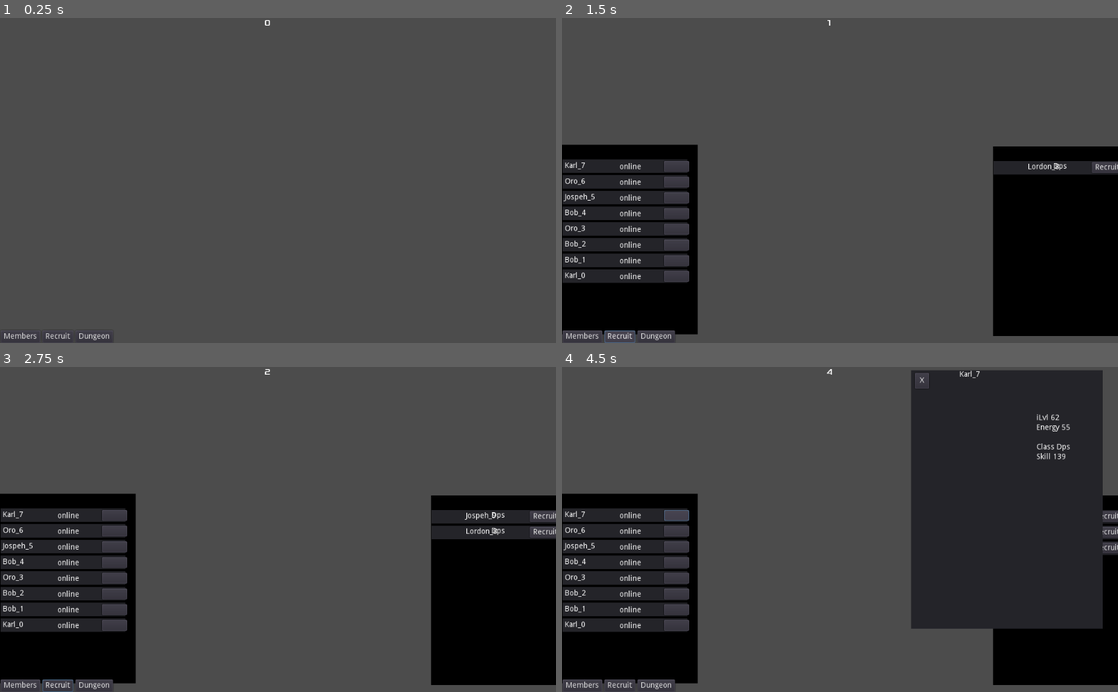
Above: before the commit, frames 1-4 (two rows, left to right).
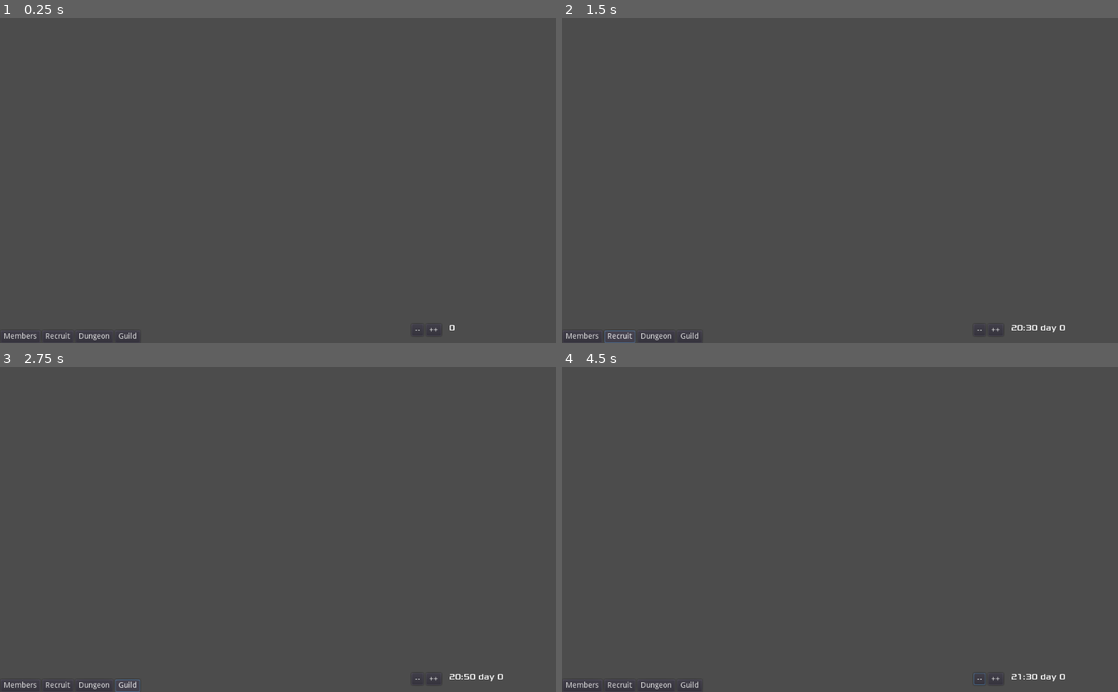
Above: after the commit, the same moments.

Repository: Orolol/RaidLead
Game: Godot game, scene res://Main.tscn
Same seed, same stepped clock (60 frames per second), same inputs: the game is played once before the commit and once after it.
Inputs (mouse positions are in pixels of both pictures, inside the frame that each line leads up to):
- Up to frame 1 (0.25 s): no input
- Up to frame 2 (1.5 s): click "Members" at 0.5 s; click "Recruit" at 1.25 s
- Up to frame 3 (2.75 s): click (127, 685) at 2 s, where only the run after the commit has a clickable "Guild"
- Up to frame 4 (4.5 s): click (995, 679) at 2.75 s, where only the run after the commit has a clickable "++"; click (979, 679) at 3.5 s, where only the run after the commit has a clickable "--"; click (678, 516) at 4.27 s

The runs differ from the first frame. In frame 1, less than 0.1% of the frame differs, in the area x 21-82%, y 0-100%; in frame 2, 26%; in frame 3, 26%; in frame 4, 45%, in the area x 0-100%, y 0-100%.
Error after the commit: Attempt to call function 'get_children' in base 'null instance' on a null instance. (res://HUD.gd:52)

Commit message:
need to rework panels

Diff:
--- a/Char.gd
+++ b/Char.gd
@@ -20,26 +20,48 @@
 	var skill
 	func _init(var1, var2, var3):
 		print('ok')
-		self.energy = int(rand_range(50,60))
-		self.name = var1
-		self.status = "online"
-		self.id = var2
-		self.maxEnergy = int(rand_range(50,150))
-		self.iLevel = int(rand_range(50,150))
-		self.skill = int(rand_range(50,150))
-		self.charClass = var3
-	func timeout():
-		if self.status == "online":
-			self.energy -= 1
-			if self.energy < 0:
-				self.status = "offline"
-				print( self.name+ ' lougout !')
-		elif  self.status == "offline":
-			self.energy += 1
-			if self.energy > 100:
-				self.status = "online"
-				print( self.name+ ' logon !')
-				self.energy = maxEnergy
+		energy = int(rand_range(50,60))
+		name = var1
+		status = "online"
+		id = var2
+		maxEnergy = int(rand_range(50,150))
+		iLevel = int(rand_range(50,150))
+		skill = int(rand_range(50,150))
+		charClass = var3
+	func timeout(dayPeriod):
+		if status == "online":
+			if dayPeriod == "earlyNight":
+				energy -= 1
+			if dayPeriod == "lateNight":
+				energy -= 1
+			energy -= 1
+			if energy < 0:
+				status = "offline"
+				# print( name+ ' lougout !')
+			if dayPeriod == "lateNight" && energy < 50:
+				status = "offline"
+				# print( name+ ' lougout !')
+			if dayPeriod == "earlyNight" && energy < 20:
+				status = "offline"
+				# print( name+ ' lougout !')
+		if status == "in dungeon":
+			if energy > 0:
+				if dayPeriod == "earlyNight":
+					energy -= 1
+				if dayPeriod == "lateNight":
+					energy -= 1
+				energy -= 1
+			else:
+				print(name + ' is exhausted')
+		elif  status == "offline":
+			energy += 1
+			if energy > 100:
+				status = "online"
+				# print( name+ ' logon !')
+				energy = maxEnergy
+			if dayPeriod == "evening":
+				status = "online"
+				# print( name+ ' logon !')
 
 
 
--- /dev/null
+++ b/DungeonProgress.tscn
@@ -0,0 +1,116 @@
+[gd_scene load_steps=5 format=2]
+
+[sub_resource type="Theme" id=3]
+
+
+[sub_resource type="GradientTexture" id=4]
+
+flags = 4
+width = 275
+
+[sub_resource type="Gradient" id=2]
+
+offsets = PoolRealArray( 0, 1 )
+colors = PoolColorArray( 0.389648, 0.590614, 0.875, 1, 0.683594, 0.0320435, 0.0625849, 1 )
+
+[sub_resource type="GradientTexture" id=1]
+
+flags = 4
+gradient = SubResource( 2 )
+width = 275
+
+[node name="Panel" type="Panel"]
+
+anchor_left = 0.0
+anchor_top = 0.0
+anchor_right = 0.0
+anchor_bottom = 0.0
+margin_left = 307.0
+margin_top = 273.0
+margin_right = 840.0
+margin_bottom = 313.0
+rect_pivot_offset = Vector2( 0, 0 )
+rect_clip_content = false
+mouse_filter = 0
+mouse_default_cursor_shape = 0
+size_flags_horizontal = 1
+size_flags_vertical = 1
+theme = SubResource( 3 )
+_sections_unfolded = [ "Rect", "Theme", "custom_styles" ]
+
+[node name="TextureProgress" type="TextureProgress" parent="." index="0"]
+
+anchor_left = 0.5
+anchor_top = 0.5
+anchor_right = 0.5
+anchor_bottom = 0.5
+margin_left = -51.5
+margin_top = -20.0
+margin_right = 203.5
+margin_bottom = 20.0
+rect_pivot_offset = Vector2( 0, 0 )
+rect_clip_content = false
+mouse_filter = 1
+mouse_default_cursor_shape = 0
+size_flags_horizontal = 1
+size_flags_vertical = 1
+min_value = 0.0
+max_value = 100.0
+step = 1.0
+page = 0.0
+value = 0.0
+exp_edit = false
+rounded = false
+texture_under = SubResource( 4 )
+texture_over = null
+texture_progress = SubResource( 1 )
+radial_fill_degrees = 360.0
+radial_center_offset = Vector2( 0, 0 )
+nine_patch_stretch = true
+_sections_unfolded = [ "Radial Fill", "Textures" ]
+
+[node name="Label" type="Label" parent="." index="1"]
+
+anchor_left = 0.0
+anchor_top = 0.0
+anchor_right = 0.0
+anchor_bottom = 0.0
+margin_right = 116.0
+margin_bottom = 40.0
+rect_pivot_offset = Vector2( 0, 0 )
+rect_clip_content = false
+mouse_filter = 2
+mouse_default_cursor_shape = 0
+size_flags_horizontal = 1
+size_flags_vertical = 4
+text = "DungeonName"
+align = 1
+valign = 1
+percent_visible = 1.0
+lines_skipped = 0
+max_lines_visible = -1
+
+[node name="Button" type="Button" parent="." index="2"]
+
+anchor_left = 0.0
+anchor_top = 0.0
+anchor_right = 0.0
+anchor_bottom = 0.0
+margin_left = 474.0
+margin_top = 2.0
+margin_right = 531.0
+margin_bottom = 39.0
+rect_pivot_offset = Vector2( 0, 0 )
+rect_clip_content = false
+focus_mode = 2
+mouse_filter = 0
+mouse_default_cursor_shape = 0
+size_flags_horizontal = 1
+size_flags_vertical = 1
+toggle_mode = false
+enabled_focus_mode = 2
+shortcut = null
+group = null
+text = "Quit"
+flat = false
+align = 1
--- a/DungeonRun.gd
+++ b/DungeonRun.gd
@@ -5,6 +5,7 @@
 # var b = "textvar"
 const listMemberScn = preload("res://GuildMemberDungeon.tscn")
 const listDungeonScn = preload("res://DungeonInList.tscn")
+const DungeonProgress = preload("res://DungeonProgress.tscn")
 
 var selectedChar = []
 var chosenDungeon = null
@@ -23,12 +24,14 @@
 		self.progression = 0
 		self.bossKilled = 0
 		self.status = "running"
+		for c in chars:
+			c.status = "in dungeon"
 	func getDiff():
 		var totalPower = 0
 		var tank = 0
 		var dps = 0
 		var healer = 0
-		for f in self.chars:
+		for f in chars:
 			totalPower += int(f.skill) + int(f.iLevel)
 			if f.charClass == "Healer":
 				healer += 1
@@ -45,36 +48,44 @@
 		return ((totalPower / dungeon.difficulty) * (100 - (5 * bossKilled)))
 	func resolveFight(bossInd):
 		var combatRoll = rand_range(0, 100)
-		print(str(combatRoll) + " VS " + str(( 100 - self.getDiff())))
-		if combatRoll < ( 100 - self.getDiff()):
+		# print(str(combatRoll) + " VS " + str(( 100 -getDiff())))
+		if combatRoll < ( 100 - getDiff()):
 			return false
 		return true
+	func abandon():
+		for f in chars:
+			f.morale -= 5
+		GlobalVar.runningDungeon.erase(self)
+	func complete():
+		for f in chars:
+			f.iLevel += 5
+		GlobalVar.runningDungeon.erase(self)
 	func timeout():
-		if self.status == "running" :
-			self.progression += 1
-			if self.progression % (self.dungeon.duration / self.dungeon.nbBoss) == 0:
-				print("BOSS FIGHT !")
-				if resolveFight(self.bossKilled):
-					self.bossKilled += 1
+		if status != "complete":
+			if status == "running" :
+				progression += 1
+				if progression % (dungeon.duration /dungeon.nbBoss) == 0:
+					print("BOSS FIGHT !")
+					if resolveFight(bossKilled):
+						bossKilled += 1
+						print("BOSS Down !")
+					else:
+						progression -= (dungeon.duration /dungeon.nbBoss) / 2
+						print("Retry !")
+				print(status+ ' ' +dungeon.name + ' ' + str(progression) + "%"  )
+			if progression ==dungeon.duration:
+				print("FINAL BOSS FIGHT !")
+				if resolveFight(bossKilled):
+					bossKilled += 1
 					print("BOSS Down !")
+					status = "complete"
+					for c in chars:
+						c.iLevel += 5
+						c.skill += 5
+					print('complete  ' +dungeon.name  )
 				else:
-					self.progression -= (self.dungeon.duration / self.dungeon.nbBoss) / 2
+					progression -= (dungeon.duration /dungeon.nbBoss) / 2
 					print("Retry !")
-			print(self.status+ ' ' + self.dungeon.name + ' ' + str(self.progression) + "%"  )
-		if self.progression == self.dungeon.duration:
-			print("FINAL BOSS FIGHT !")
-			if resolveFight(self.bossKilled):
-				self.bossKilled += 1
-				print("BOSS Down !")
-				self.status = "complete"
-				for c in self.chars:
-					c.iLevel += 5
-					c.skill += 5
-				print('complete  ' + self.dungeon.name  )
-				GlobalVar.runningDungeon.erase(self)
-			else:
-				self.progression -= (self.dungeon.duration / self.dungeon.nbBoss) / 2
-				print("Retry !")
 
 
 func _ready():
--- a/DungeonRun.tscn
+++ b/DungeonRun.tscn
@@ -2,7 +2,7 @@
 
 [ext_resource path="res://DungeonRun.gd" type="Script" id=1]
 
-[node name="Panel" type="Panel" index="0"]
+[node name="DungeonRunPanel" type="Panel"]
 
 anchor_left = 0.0
 anchor_top = 0.0
--- /dev/null
+++ b/DungeonRunContainer.tscn
@@ -0,0 +1,38 @@
+[gd_scene format=2]
+
+[node name="DungeonRunContainer" type="Container"]
+
+visible = false
+anchor_left = 0.0
+anchor_top = 0.0
+anchor_right = 0.0
+anchor_bottom = 0.0
+margin_left = 254.0
+margin_top = 283.0
+margin_right = 725.0
+margin_bottom = 566.0
+rect_pivot_offset = Vector2( 0, 0 )
+rect_clip_content = false
+mouse_filter = 0
+mouse_default_cursor_shape = 0
+size_flags_horizontal = 1
+size_flags_vertical = 1
+_sections_unfolded = [ "Grow Direction", "Visibility" ]
+
+[node name="DungeonRunList" type="VBoxContainer" parent="." index="0"]
+
+anchor_left = 0.5
+anchor_top = 0.5
+anchor_right = 0.5
+anchor_bottom = 0.5
+margin_left = -203.5
+margin_top = -107.5
+margin_right = 202.5
+margin_bottom = 106.5
+rect_pivot_offset = Vector2( 0, 0 )
+rect_clip_content = false
+mouse_filter = 1
+mouse_default_cursor_shape = 0
+size_flags_horizontal = 1
+size_flags_vertical = 1
+alignment = 0
--- a/Guild.gd
+++ b/Guild.gd
@@ -12,9 +12,9 @@
 		self.guildMembers = []
 	func addMember(member):
 		self.guildMembers.push_front(member)
-	func timeout():
+	func timeout(dayPeriod):
 		for member in self.guildMembers:
-			member.timeout()
+			member.timeout(dayPeriod)
 
 
 func _ready():
--- a/HUD.gd
+++ b/HUD.gd
@@ -5,9 +5,11 @@
 const listRecruitScn = preload("res://RecruitableInList.tscn")
 const CharacterOverviewPanel = preload("res://CharacterOverviewPanel.tscn")
 const DungeonRun = preload("res://DungeonRun.tscn")
+const DungeonProgress = preload("res://DungeonProgress.tscn")
 
 onready var CharManager = preload("Char.gd").new()
 
+var currentZ = 1
 var playerGuild
 var listRecruit
 
@@ -21,12 +23,17 @@
 
 func showMenuGuildMember():
 	if $ListMemberContainer.is_visible_in_tree():
+		$ListMemberContainer.set("z", currentZ)
+		currentZ += 1
 		$ListMemberContainer.hide()
 	else:
 		$ListMemberContainer.show()
 
 func showMenuRecruit():
+	print($ListRecruitableContainer.focus_mode)
 	if $ListRecruitableContainer.is_visible_in_tree():
+		$ListRecruitableContainer.set("z", currentZ)
+		currentZ += 1
 		$ListRecruitableContainer.hide()
 	else:
 		$ListRecruitableContainer.show()
@@ -38,7 +45,8 @@
 
 
 func update_time(time):
-	$Label.text = str(time)
+	$Clock.text = time
+
 
 func refreshListMember(list):
 	for child in $ListMemberContainer/ScrollContainer/ListMemberOnline.get_children():
@@ -63,6 +71,30 @@
 		item.get_node("RecruitButton").connect("pressed", self, "recruitChar", [newMember.id])
 		$ListRecruitableContainer/ScrollContainer/ListRecruitable.add_child(item)
 
+
+func refreshDungeonProgess():
+	for child in $DungeonRunContainer/DungeonRunList.get_children():
+		child.queue_free()
+	for d in GlobalVar.runningDungeon:
+		var item = DungeonProgress.instance()
+		if d.status == "running":
+			item.get_node("Button").text = "Cancel"
+			item.get_node("Button").connect("pressed", self, "cancelDungeon", [d])
+		else:
+			item.get_node("Button").text = "Loot"
+			item.get_node("Button").connect("pressed", self, "completeDungeon", [d])
+		item.get_node("TextureProgress").max_value = d.dungeon.duration
+		item.get_node("TextureProgress").value = d.progression
+		item.get_node("TextureProgress").rect_min_size = Vector2(275,40)
+		item.get_node("Label").text = d.dungeon.name
+		$DungeonRunContainer/DungeonRunList.add_child(item)
+
+func cancelDungeon(d):
+	d.abandon()
+
+func completeDungeon(d):
+	d.complete()
+
 func viewChar(i):
 	var c = GlobalVar.FindCharacterById(i)
 	var view = CharacterOverviewPanel.instance()
@@ -76,6 +108,7 @@
 
 
 func timeoutChildren():
+	refreshDungeonProgess()
 	for node in get_children():
 		if(node.has_method("timeout")):
 			node.timeout()
--- a/HUD.tscn
+++ b/HUD.tscn
@@ -20,15 +20,16 @@
 transform = Transform2D( 1, 0, 0, 1, 0, 0 )
 script = ExtResource( 1 )
 
-[node name="Label" type="Label" parent="." index="0"]
+[node name="Clock" type="Label" parent="." index="0"]
 
 anchor_left = 0.5
 anchor_top = 0.0
 anchor_right = 0.5
 anchor_bottom = 0.0
-margin_left = -25.0
-margin_right = 25.0
-margin_bottom = 50.0
+margin_left = 315.0
+margin_top = 563.0
+margin_right = 512.0
+margin_bottom = 600.0
 rect_pivot_offset = Vector2( 0, 0 )
 rect_clip_content = false
 mouse_filter = 2
--- /dev/null
+++ b/ListMemberContainer.tscn
@@ -0,0 +1,85 @@
+[gd_scene format=2]
+
+[node name="ListMemberContainer" type="Container"]
+
+visible = false
+anchor_left = 0.0
+anchor_top = 0.0
+anchor_right = 0.0
+anchor_bottom = 0.0
+margin_left = -1.0
+margin_top = 232.0
+margin_right = 249.0
+margin_bottom = 582.0
+rect_pivot_offset = Vector2( 0, 0 )
+rect_clip_content = false
+mouse_filter = 0
+mouse_default_cursor_shape = 0
+size_flags_horizontal = 1
+size_flags_vertical = 1
+_sections_unfolded = [ "Anchor", "Grow Direction", "Margin", "Rect", "Visibility" ]
+__meta__ = {
+"_edit_lock_": true
+}
+
+[node name="ColorRect" type="ColorRect" parent="." index="0"]
+
+anchor_left = 0.0
+anchor_top = 0.0
+anchor_right = 0.0
+anchor_bottom = 0.0
+margin_left = 1.0
+margin_top = 2.0
+margin_right = 251.0
+margin_bottom = 352.0
+rect_pivot_offset = Vector2( 0, 0 )
+rect_clip_content = false
+mouse_filter = 0
+mouse_default_cursor_shape = 0
+size_flags_horizontal = 1
+size_flags_vertical = 1
+color = Color( 0, 0, 0, 1 )
+_sections_unfolded = [ "Rect" ]
+__meta__ = {
+"_edit_lock_": true
+}
+
+[node name="ScrollContainer" type="ScrollContainer" parent="." index="1"]
+
+anchor_left = 0.0
+anchor_top = 0.0
+anchor_right = 0.0
+anchor_bottom = 0.0
+margin_left = 2.0
+margin_top = 29.0
+margin_right = 252.0
+margin_bottom = 379.0
+rect_pivot_offset = Vector2( 0, 0 )
+rect_clip_content = true
+mouse_filter = 0
+mouse_default_cursor_shape = 0
+size_flags_horizontal = 1
+size_flags_vertical = 1
+scroll_horizontal_enabled = true
+scroll_horizontal = 0
+scroll_vertical_enabled = true
+scroll_vertical = 0
+scroll_deadzone = 0
+_sections_unfolded = [ "Rect" ]
+__meta__ = {
+"_edit_lock_": true
+}
+
+[node name="ListMemberOnline" type="VBoxContainer" parent="ScrollContainer" index="0"]
+
+anchor_left = 0.0
+anchor_top = 0.0
+anchor_right = 0.0
+anchor_bottom = 0.0
+rect_pivot_offset = Vector2( 0, 0 )
+rect_clip_content = false
+mouse_filter = 1
+mouse_default_cursor_shape = 0
+size_flags_horizontal = 1
+size_flags_vertical = 1
+alignment = 0
--- /dev/null
+++ b/ListRecruitableContainer.tscn
@@ -0,0 +1,85 @@
+[gd_scene format=2]
+
+[node name="ListRecruitableContainer" type="Container"]
+
+visible = false
+anchor_left = 0.0
+anchor_top = 0.0
+anchor_right = 0.0
+anchor_bottom = 0.0
+margin_left = 793.0
+margin_top = 235.0
+margin_right = 1043.0
+margin_bottom = 585.0
+rect_pivot_offset = Vector2( 0, 0 )
+rect_clip_content = false
+mouse_filter = 0
+mouse_default_cursor_shape = 0
+size_flags_horizontal = 1
+size_flags_vertical = 1
+_sections_unfolded = [ "Rect" ]
+__meta__ = {
+"_edit_lock_": true
+}
+
+[node name="ColorRect" type="ColorRect" parent="." index="0"]
+
+anchor_left = 0.0
+anchor_top = 0.0
+anchor_right = 0.0
+anchor_bottom = 0.0
+margin_left = 1.0
+margin_top = 2.0
+margin_right = 251.0
+margin_bottom = 352.0
+rect_pivot_offset = Vector2( 0, 0 )
+rect_clip_content = false
+mouse_filter = 0
+mouse_default_cursor_shape = 0
+size_flags_horizontal = 1
+size_flags_vertical = 1
+color = Color( 0, 0, 0, 1 )
+_sections_unfolded = [ "Rect" ]
+__meta__ = {
+"_edit_lock_": true
+}
+
+[node name="ScrollContainer" type="ScrollContainer" parent="." index="1"]
+
+anchor_left = 0.0
+anchor_top = 0.0
+anchor_right = 0.0
+anchor_bottom = 0.0
+margin_left = 2.0
+margin_top = 29.0
+margin_right = 252.0
+margin_bottom = 379.0
+rect_pivot_offset = Vector2( 0, 0 )
+rect_clip_content = true
+mouse_filter = 0
+mouse_default_cursor_shape = 0
+size_flags_horizontal = 1
+size_flags_vertical = 1
+scroll_horizontal_enabled = true
+scroll_horizontal = 0
+scroll_vertical_enabled = true
+scroll_vertical = 0
+scroll_deadzone = 0
+_sections_unfolded = [ "Anchor", "Grow Direction", "Margin", "Rect", "Visibility" ]
+__meta__ = {
+"_edit_lock_": true
+}
+
+[node name="ListRecruitable" type="VBoxContainer" parent="ScrollContainer" index="2"]
+
+anchor_left = 0.0
+anchor_top = 0.0
+anchor_right = 0.0
+anchor_bottom = 0.0
+rect_pivot_offset = Vector2( 0, 0 )
+rect_clip_content = false
+mouse_filter = 1
+mouse_default_cursor_shape = 0
+size_flags_horizontal = 1
+size_flags_vertical = 1
+alignment = 0
--- a/Main.gd
+++ b/Main.gd
@@ -17,29 +17,66 @@
 
 
 var timer
-var timeElapsed = 0
+var timeElapsed = 120
+var dayPeriod = "evening"
+var speed = 2
 
 
 func _ready():
 	# Called when the node is added to the scene for the first time.
 	# Initialization here
 	timer = get_node("MainTimer")
+	timer.wait_time = 1 /  float(speed )
 	timer.start()
 	timer.connect("timeout", self, "_on_MainTimer_timeout")
 	playerGuild = GuildManager.initGuild("DDM")
 	GlobalVar.setPlayerGuild(playerGuild)
 	DungeonManager.initDungeons()
+	$HUD/AccelerateTime.connect("pressed", self, "AccTime")
+	$HUD/DecelerateTime.connect("pressed", self, "Dccime")
 	for i in range(8):
 		var character = CharManager.generateRandomChar()
 		GlobalVar.playerGuild.addMember(character)
 		GlobalVar.globalCharTab.push_front(character)
 	pass
 
+func AccTime():
+	if speed < 5:
+		speed += 1
+	timer = get_node("MainTimer")
+	timer.wait_time = 1 /  float(speed )
+func Dccime():
+	if speed > 1:
+		speed -= 1
+	timer = get_node("MainTimer")
+	print(float(1 / speed ))
+	timer.wait_time = 1 /  float(speed )
+
 
 func _on_MainTimer_timeout():
 	timeElapsed += 1
-	$HUD.update_time(timeElapsed)
-	GlobalVar.playerGuild.timeout()
+	var day = timeElapsed / 144
+	var hour = (timeElapsed / 6 ) % 24
+	var minutes = (timeElapsed % 6 ) * 10
+
+	if hour >= 0 && hour < 2:
+		dayPeriod = "earlyNight"
+	elif hour >= 2  && hour < 6:
+		dayPeriod = "lateNight"
+	elif hour >= 6  && hour < 9:
+		dayPeriod = "earlyMorning"
+	elif hour >= 9  && hour < 12:
+		dayPeriod = "morning"
+	elif hour >= 12  && hour < 16:
+		dayPeriod = "afternoon"
+	elif hour >= 16  && hour < 20:
+		dayPeriod = "lateAfternoon"
+	elif hour >= 20  && hour < 24:
+		dayPeriod = "evening"
+
+
+	$HUD.update_time(str(hour) + ":" + str(minutes) + " day " + str(day))
+	GlobalVar.playerGuild.timeout(dayPeriod)
 	$HUD.refreshListMember(GlobalVar.playerGuild.guildMembers)
 	$HUD.timeoutChildren()
 
--- a/Main.tscn
+++ b/Main.tscn
@@ -4,7 +4,7 @@
 [ext_resource path="res://MainTimer.gd" type="Script" id=2]
 [ext_resource path="res://HUD.tscn" type="PackedScene" id=3]
 
-[node name="Main" type="Node"]
+[node name="Main" type="Node" index="0"]
 
 script = ExtResource( 1 )
 
@@ -18,176 +18,9 @@
 
 [node name="HUD" parent="." index="1" instance=ExtResource( 3 )]
 
-[node name="ListMemberContainer" type="Container" parent="HUD" index="1"]
+[node name="MenuBot" type="HBoxContainer" parent="HUD" index="1"]
 
-visible = false
-anchor_left = 0.0
-anchor_top = 0.0
-anchor_right = 0.0
-anchor_bottom = 0.0
-margin_left = -1.0
-margin_top = 232.0
-margin_right = 249.0
-margin_bottom = 582.0
-rect_pivot_offset = Vector2( 0, 0 )
-rect_clip_content = false
-mouse_filter = 0
-mouse_default_cursor_shape = 0
-size_flags_horizontal = 1
-size_flags_vertical = 1
-_sections_unfolded = [ "Rect", "Visibility" ]
-__meta__ = {
-"_edit_lock_": true
-}
-
-[node name="ColorRect" type="ColorRect" parent="HUD/ListMemberContainer" index="0"]
-
-anchor_left = 0.0
-anchor_top = 0.0
-anchor_right = 0.0
-anchor_bottom = 0.0
-margin_left = 1.0
-margin_top = 2.0
-margin_right = 251.0
-margin_bottom = 352.0
-rect_pivot_offset = Vector2( 0, 0 )
-rect_clip_content = false
-mouse_filter = 0
-mouse_default_cursor_shape = 0
-size_flags_horizontal = 1
-size_flags_vertical = 1
-color = Color( 0, 0, 0, 1 )
-_sections_unfolded = [ "Rect" ]
-__meta__ = {
-"_edit_lock_": true
-}
-
-[node name="ScrollContainer" type="ScrollContainer" parent="HUD/ListMemberContainer" index="1"]
-
-anchor_left = 0.0
-anchor_top = 0.0
-anchor_right = 0.0
-anchor_bottom = 0.0
-margin_left = 2.0
-margin_top = 29.0
-margin_right = 252.0
-margin_bottom = 379.0
-rect_pivot_offset = Vector2( 0, 0 )
-rect_clip_content = true
-mouse_filter = 0
-mouse_default_cursor_shape = 0
-size_flags_horizontal = 1
-size_flags_vertical = 1
-scroll_horizontal_enabled = true
-scroll_horizontal = 0
-scroll_vertical_enabled = true
-scroll_vertical = 0
-scroll_deadzone = 0
-_sections_unfolded = [ "Rect" ]
-__meta__ = {
-"_edit_lock_": true
-}
-
-[node name="ListMemberOnline" type="VBoxContainer" parent="HUD/ListMemberContainer/ScrollContainer" index="0"]
-
-anchor_left = 0.0
-anchor_top = 0.0
-anchor_right = 0.0
-anchor_bottom = 0.0
-rect_pivot_offset = Vector2( 0, 0 )
-rect_clip_content = false
-mouse_filter = 1
-mouse_default_cursor_shape = 0
-size_flags_horizontal = 1
-size_flags_vertical = 1
-alignment = 0
-
-[node name="ListRecruitableContainer" type="Container" parent="HUD" index="2"]
-
-visible = false
-anchor_left = 0.0
-anchor_top = 0.0
-anchor_right = 0.0
-anchor_bottom = 0.0
-margin_left = 793.0
-margin_top = 235.0
-margin_right = 1043.0
-margin_bottom = 585.0
-rect_pivot_offset = Vector2( 0, 0 )
-rect_clip_content = false
-mouse_filter = 0
-mouse_default_cursor_shape = 0
-size_flags_horizontal = 1
-size_flags_vertical = 1
-_sections_unfolded = [ "Rect" ]
-__meta__ = {
-"_edit_lock_": true
-}
-
-[node name="ColorRect" type="ColorRect" parent="HUD/ListRecruitableContainer" index="0"]
-
-anchor_left = 0.0
-anchor_top = 0.0
-anchor_right = 0.0
-anchor_bottom = 0.0
-margin_left = 1.0
-margin_top = 2.0
-margin_right = 251.0
-margin_bottom = 352.0
-rect_pivot_offset = Vector2( 0, 0 )
-rect_clip_content = false
-mouse_filter = 0
-mouse_default_cursor_shape = 0
-size_flags_horizontal = 1
-size_flags_vertical = 1
-color = Color( 0, 0, 0, 1 )
-_sections_unfolded = [ "Rect" ]
-__meta__ = {
-"_edit_lock_": true
-}
-
-[node name="ScrollContainer" type="ScrollContainer" parent="HUD/ListRecruitableContainer" index="1"]
-
-anchor_left = 0.0
-anchor_top = 0.0
-anchor_right = 0.0
-anchor_bottom = 0.0
-margin_left = 2.0
-margin_top = 29.0
-margin_right = 252.0
-margin_bottom = 379.0
-rect_pivot_offset = Vector2( 0, 0 )
-rect_clip_content = true
-mouse_filter = 0
-mouse_default_cursor_shape = 0
-size_flags_horizontal = 1
-size_flags_vertical = 1
-scroll_horizontal_enabled = true
-scroll_horizontal = 0
-scroll_vertical_enabled = true
-scroll_vertical = 0
-scroll_deadzone = 0
-_sections_unfolded = [ "Rect" ]
-__meta__ = {
-"_edit_lock_": true
-}
-
-[node name="ListRecruitable" type="VBoxContainer" parent="HUD/ListRecruitableContainer/ScrollContainer" index="0"]
-
-anchor_left = 0.0
-anchor_top = 0.0
-anchor_right = 0.0
-anchor_bottom = 0.0
-rect_pivot_offset = Vector2( 0, 0 )
-rect_clip_content = false
-mouse_filter = 1
-mouse_default_cursor_shape = 0
-size_flags_horizontal = 1
-size_flags_vertical = 1
-alignment = 0
-
-[node name="MenuBot" type="HBoxContainer" parent="HUD" index="3"]
-
+editor/display_folded = true
 anchor_left = 0.0
 anchor_top = 0.0
 anchor_right = 0.0
@@ -286,3 +119,80 @@
 __meta__ = {
 "_edit_lock_": true
 }
+
+[node name="GuildButton" type="Button" parent="HUD/MenuBot" index="3"]
+
+anchor_left = 0.0
+anchor_top = 0.0
+anchor_right = 0.0
+anchor_bottom = 0.0
+margin_left = 211.0
+margin_right = 257.0
+margin_bottom = 23.0
+rect_pivot_offset = Vector2( 0, 0 )
+rect_clip_content = false
+focus_mode = 2
+mouse_filter = 0
+mouse_default_cursor_shape = 0
+size_flags_horizontal = 1
+size_flags_vertical = 1
+toggle_mode = false
+enabled_focus_mode = 2
+shortcut = null
+group = null
+text = "Guild"
+flat = false
+align = 1
+__meta__ = {
+"_edit_lock_": true
+}
+
+[node name="AccelerateTime" type="Button" parent="HUD" index="2"]
+
+anchor_left = 0.0
+anchor_top = 0.0
+anchor_right = 0.0
+anchor_bottom = 0.0
+margin_left = 785.0
+margin_top = 565.0
+margin_right = 813.0
+margin_bottom = 587.0
+rect_pivot_offset = Vector2( 0, 0 )
+rect_clip_content = false
+focus_mode = 2
+mouse_filter = 0
+mouse_default_cursor_shape = 0
+size_flags_horizontal = 1
+size_flags_vertical = 1
+toggle_mode = false
+enabled_focus_mode = 2
+shortcut = null
+group = null
+text = "++"
+flat = false
+align = 1
+
+[node name="DecelerateTime" type="Button" parent="HUD" index="3"]
+
+anchor_left = 0.0
+anchor_top = 0.0
+anchor_right = 0.0
+anchor_bottom = 0.0
+margin_left = 758.0
+margin_top = 565.0
+margin_right = 780.0
+margin_bottom = 587.0
+rect_pivot_offset = Vector2( 0, 0 )
+rect_clip_content = false
+focus_mode = 2
+mouse_filter = 0
+mouse_default_cursor_shape = 0
+size_flags_horizontal = 1
+size_flags_vertical = 1
+toggle_mode = false
+enabled_focus_mode = 2
+shortcut = null
+group = null
+text = "--"
+flat = false
+align = 1
--- a/project.godot
+++ b/project.godot
@@ -18,6 +18,11 @@
 
 GlobalVar="*res://GlobalVar.gd"
 
+[display]
+
+window/stretch/mode="viewport"
+window/stretch/aspect="keep"
+
 [rendering]
 
 environment/default_environment="res://default_env.tres"
